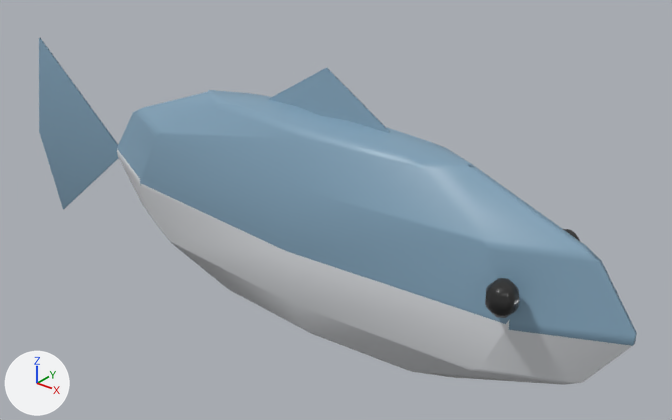
An edit to the glTF model assets/kitchen/ingredients/Fish.glb, drawn before and after from the same camera.
Rendered twice from a 50 mm lens placed at (0.208, -0.255, 0.217), pointed at (-0.006, 0.013, 0.051). The axes (+X, +Y, +Z) are drawn at lower left. The lights are the same throughout. The picture after the commit comes second. Vertices at exactly the same position are counted once.

Objects in the first picture: 'Fish'.
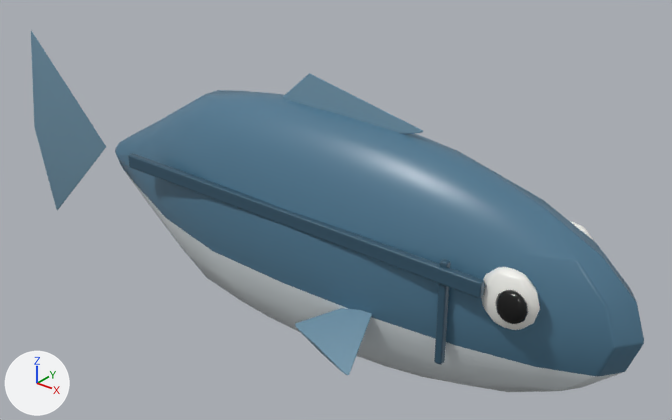
Changed parts and their boxes [x1, y1, x2, y2] in the pictures (672 x 420 px):
'Fish', reshaped, moved: before [39, 38, 637, 385]; after [31, 31, 644, 392]
part 1 of me_fish, rebuilt: before [117, 90, 637, 385]; after [115, 90, 644, 392]
part 2 of me_fish, deleted (mostly hidden): before [563, 229, 580, 241]
part 3 of me_fish, deleted (black): before [485, 278, 519, 318]
part 4 of me_fish, deleted (blue): before [268, 68, 391, 133]
part 5 of me_fish, reshaped: before [39, 38, 118, 209]; after [31, 31, 595, 375]

The change in detail:
Material 'LP_FishBack' (mat_lp_fishback) is new.
Its base color is (0.0782, 0.188, 0.283) (blue #4f7891).
Its roughness is 0.35.
Material 'LP_FishStripe' (mat_lp_fishstripe) is new.
Its base color is (0.0356, 0.0931, 0.144) (dark blue #35566a).
Its roughness is 0.4.
Material 'LP_EyeBlack' (mat_lp_eyeblack) is new.
Its base color is (0.00561, 0.00561, 0.00561) (black #111111).
Its roughness is 0.2.
Material 'LP_FishFin' (mat_lp_fishfin) is new.
Its base color is (0.159, 0.292, 0.392) (blue #6f93a8).
Its roughness is 0.4.
Material 'LP_FishBelly2' (mat_lp_fishbelly2) is new.
Its base color is (0.738, 0.799, 0.823) (white #dfe7ea).
Its roughness is 0.35.
Material 'LP_EyeWhite' (mat_lp_eyewhite) is new.
Its base color is (0.913, 0.913, 0.871) (white #f5f5f0).
Its roughness is 0.3.
me_fish is used by ob_fish; location (0.0, 0.0, 0.05).
me_fish had 260 vertices, 500 faces and spanned x -0.18..0.127, y -0.027..0.027, z -0.05..0.065.
me_fish no longer uses material mat_lp_fishscale (blue #81a2b8).
me_fish no longer uses material mat_lp_fishbelly (white #e7eaed).
me_fish no longer uses material mat_lp_pupil (black #272727).
me_fish now has 1252 vertices, 2452 faces and spans x -0.185..0.13, y -0.048..0.048, z 0.0..0.112.
me_fish part 1: the loose piece of 112 vertices spanning x -0.127..0.127, y -0.025..0.025, z -0.05..0.05 is rebuilt with 304 vertices and now spans x -0.129..0.13, y -0.028..0.028, z 0.0..0.1.
me_fish part 2: the loose piece of 62 vertices spanning x 0.085..0.095, y 0.017..0.027, z 0.005..0.019 is deleted.
me_fish part 3: the loose piece of 62 vertices spanning x 0.085..0.095, y -0.027..-0.017, z 0.005..0.019 is deleted.
me_fish part 4: the loose piece of 12 vertices spanning x -0.033..0.033, y -0.005..0.005, z 0.043..0.065 is deleted.
me_fish part 5: 12 vertices removed from x -0.18..-0.123, y -0.008..0.008, z -0.046..0.046; 948 vertices added at x -0.185..0.103, y -0.048..0.048, z 0.002..0.112.
me_fish gains material mat_lp_fishback (blue #4f7891).
me_fish gains material mat_lp_fishbelly2 (white #dfe7ea).
me_fish gains material mat_lp_fishstripe (dark blue #35566a).
me_fish gains material mat_lp_eyewhite (white #f5f5f0).
me_fish gains material mat_lp_eyeblack (black #111111).
me_fish gains material mat_lp_fishfin (blue #6f93a8).
Object 'Fish' (ob_fish) moves from (0.0, 0.0, 0.05) to (0.0, 0.0, 0.0).
